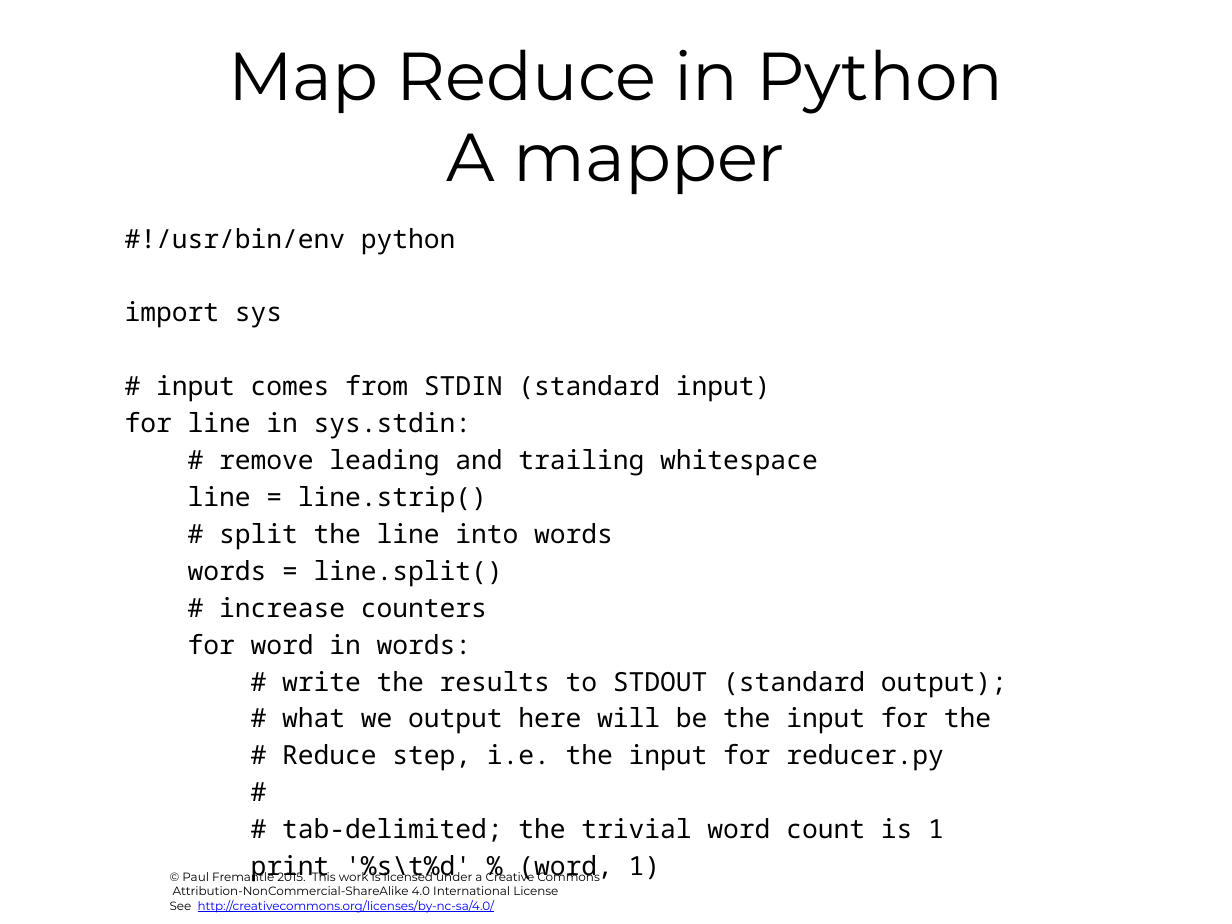
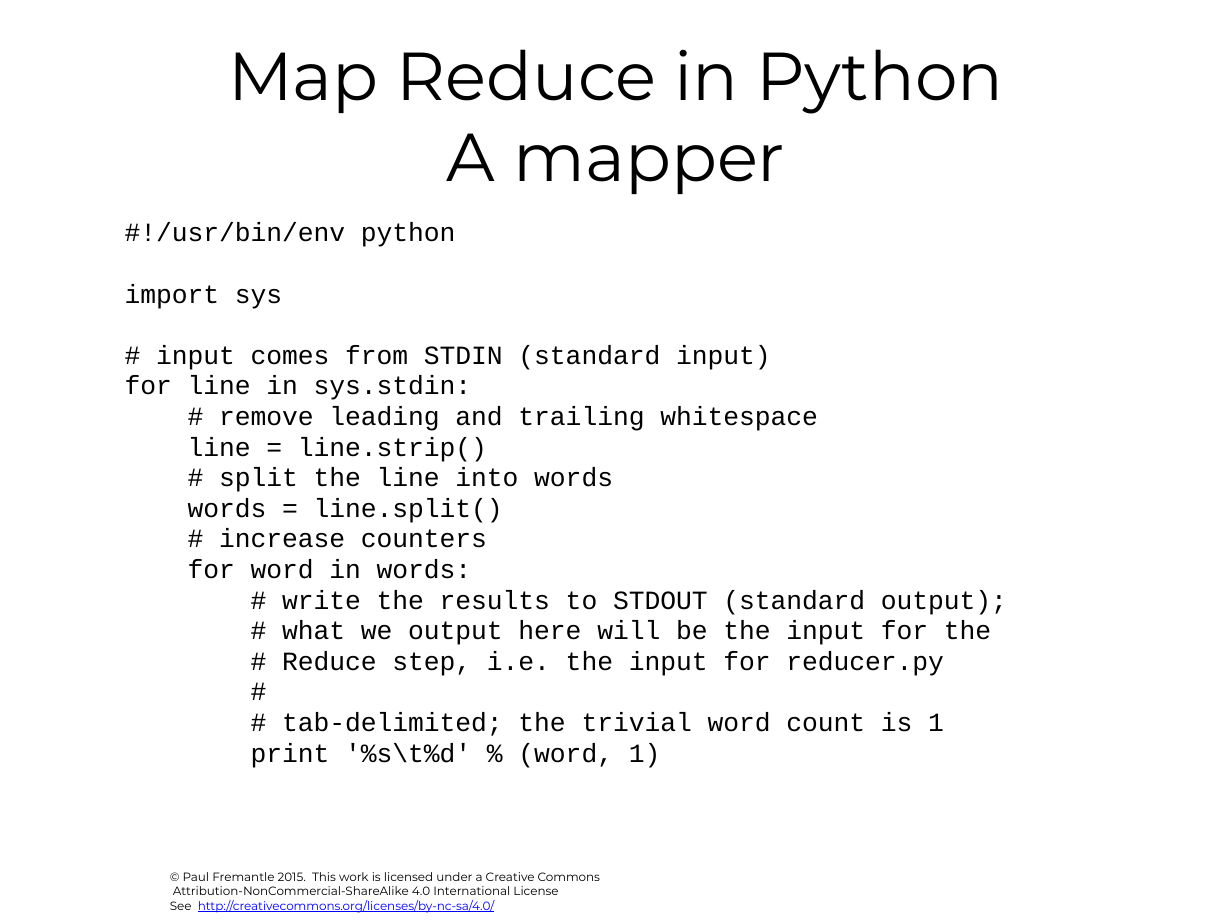
Before and after one commit to pzfreo/ox-clo, a slide deck: slide 32 of pres-source/06-mr-hadoop.pptx. Drawn at 1232x924 pixels with LibreOffice and Linux fonts; fonts in the diff are those of the drawing; background and template pictures are left out. Boxes give left, top, right and bottom in pixels: in the first picture for what was removed or moved away, otherwise in the second. Text is boxed around its words. In the diff, an @@ line names an element or a change of style, - is before the commit and + after.

```diff
--- a/pres-source/06-mr-hadoop.pptx
+++ b/pres-source/06-mr-hadoop.pptx
@@ text "#!/usr/bin/env python" at [125, 223, 1007, 768]: font Noto Sans Mono to Courier New; line spacing 1 to 0.8; less space between paragraphs @@
```
Also in this commit, not shown: 30 other slides changed, 1 slide added, 1 slide removed, 45 other files.
